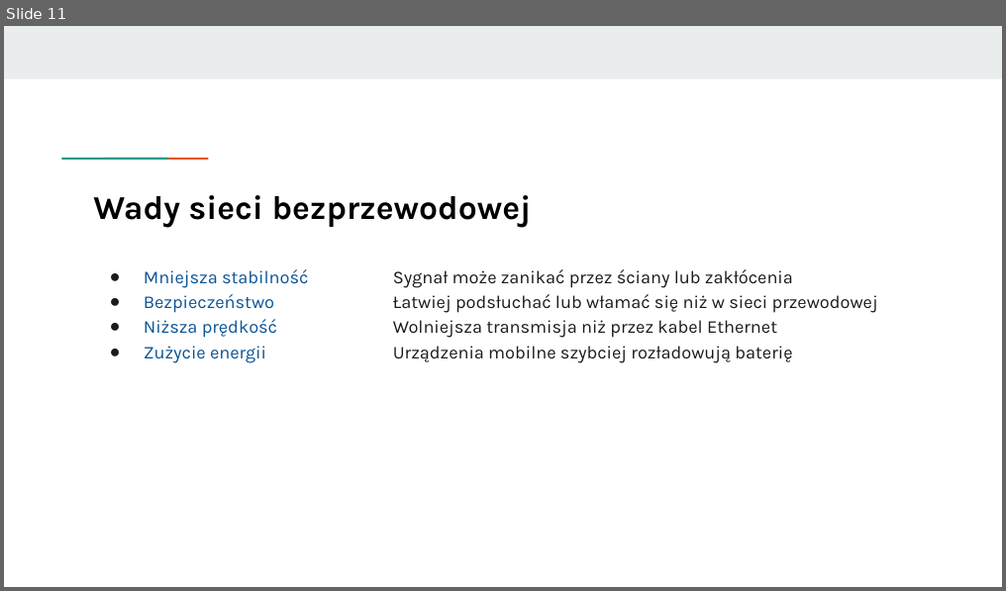
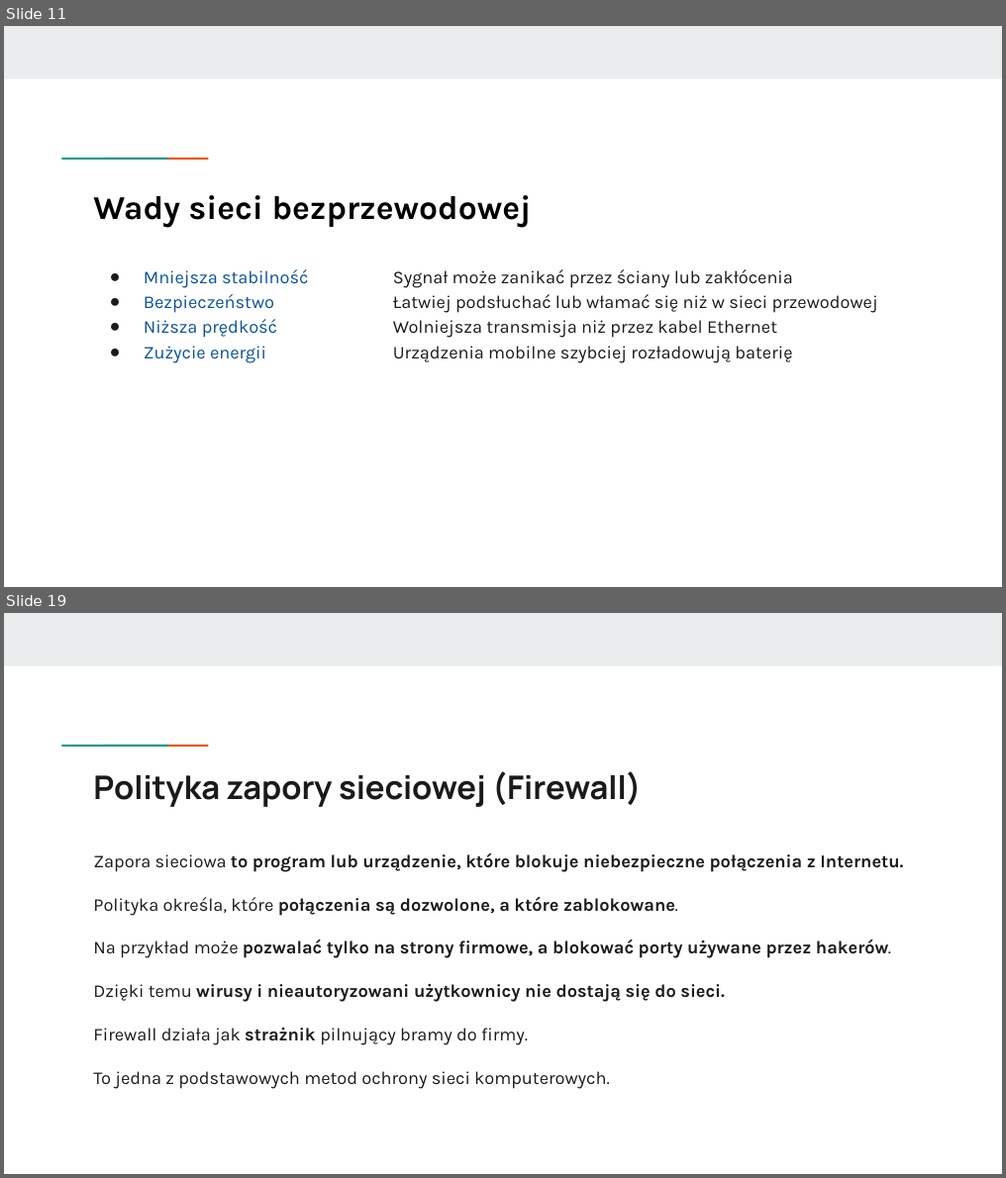
Before and after one commit to KasiaKasia/PRZEDMIOTY, a slide deck: ZASTOSOWANIE_INFORMATYKI/1A-gr_2/Zastosowanie informatyki - 1A gr. 2-plik2.pptx. Shown one above the other, each under a label of ours: slide 11 before the commit, slides 11 and 19 after it; the slides between them are not shown. The pictures are 1006x591 and 1006x1178 pixels, drawn with LibreOffice and Linux fonts; fonts in the diff are those of the drawing. Boxes give left, top, right and bottom in pixels: in the first picture for what was removed or moved away, otherwise in the second. Text is boxed around its words. In the diff, an @@ line names an element or a change of style, - is before the commit and + after.

```diff
--- a/ZASTOSOWANIE_INFORMATYKI/1A-gr_2/Zastosowanie informatyki - 1A gr. 2-plik2.pptx
+++ b/ZASTOSOWANIE_INFORMATYKI/1A-gr_2/Zastosowanie informatyki - 1A gr. 2-plik2.pptx
@@ slide 19 added at [4, 613, 1002, 1174], background #FFFFFF; not listed: 3 template elements that a slide beside it also shows @@
@@ title added at [93, 771, 641, 807], 23.4 pt, text #1A1A1A, bold @@
+Polityka zapory sieciowej (Firewall)
@@ text added at [93, 854, 903, 1089], 13 pt, text #1A1A1A, bold @@
+Zapora sieciowa to program lub urządzenie, które blokuje niebezpieczne połączenia z Internetu.
+Polityka określa, które połączenia są dozwolone, a które zablokowane.
+Na przykład może pozwalać tylko na strony firmowe, a blokować porty używane przez hakerów.
+Dzięki temu wirusy i nieautoryzowani użytkownicy nie dostają się do sieci.
+Firewall działa jak strażnik pilnujący bramy do firmy.
+To jedna z podstawowych metod ochrony sieci komputerowych.
```
Also in this commit, not shown: 9 other slides added, 1 other file.
